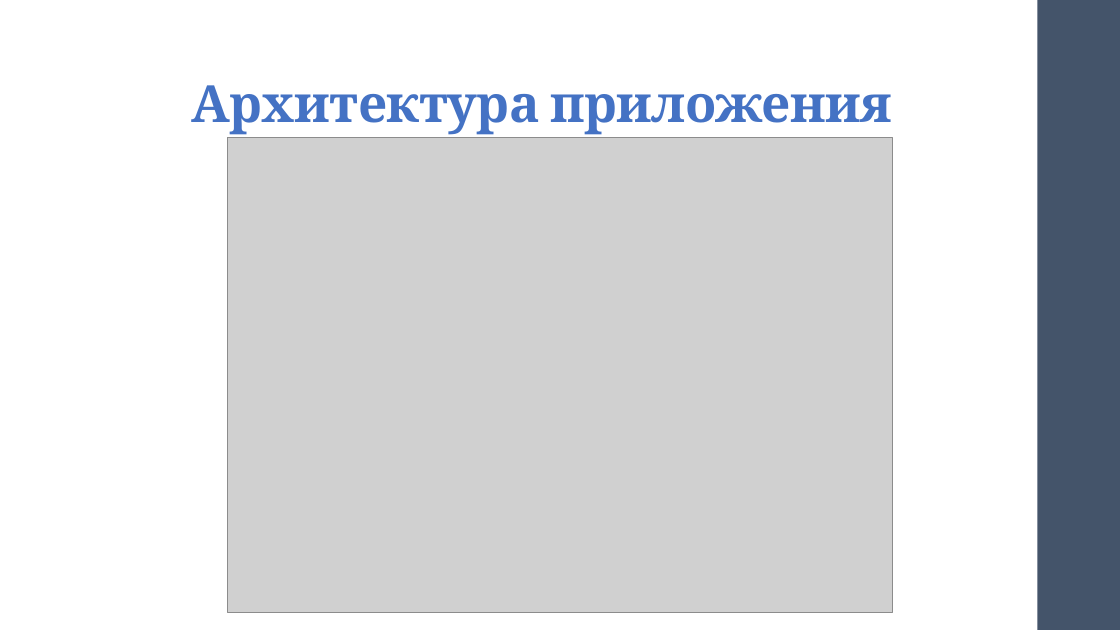
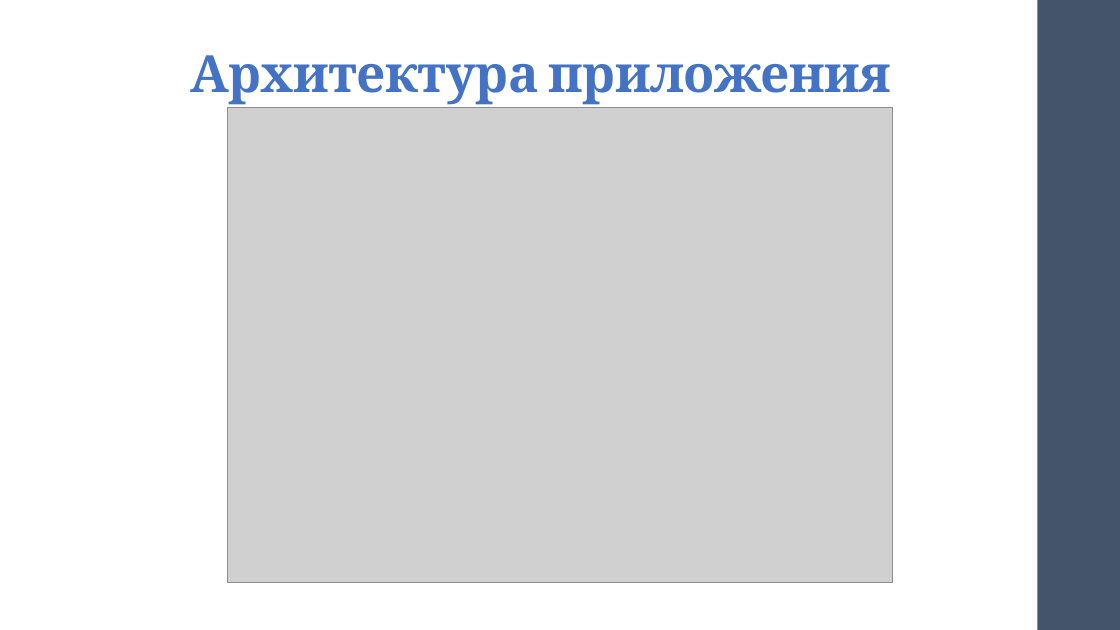
Before and after one commit to polyakovGit/BackupSystem, a slide deck: slide 5 of Razrabotka_PO_PresentationV3.pptx. Drawn at 1120x630 pixels with LibreOffice and Linux fonts; fonts in the diff are those of the drawing; grey boxes stand for pictures. Boxes give left, top, right and bottom in pixels: in the first picture for what was removed or moved away, otherwise in the second. Text is boxed around its words. In the diff, an @@ line names an element or a change of style, - is before the commit and + after.

```diff
--- a/Razrabotka_PO_PresentationV3.pptx
+++ b/Razrabotka_PO_PresentationV3.pptx
@@ title "Архитектура приложения": place and size @@
-title "Архитектура приложения" at <box>191,85,892,135</box>
+title "Архитектура приложения" at <box>190,55,891,105</box>
@@ picture: place and size @@
-picture at <box>227,138,892,613</box>
+picture at <box>227,108,892,582</box>
```
Also in this commit, not shown: 2 other slides changed, 1 other file.
